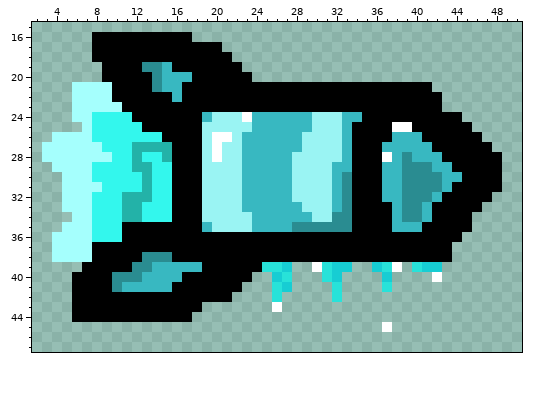
Two states of a pixel-art sprite, sprites/sRocket_Ice/b2e6953a-e25a-42f3-bfe8-8195d0d3ff8d.png. The picture above is the old version.
The file is 64x64 pixels. Shown: x 2..50, y 15..47.
The result:
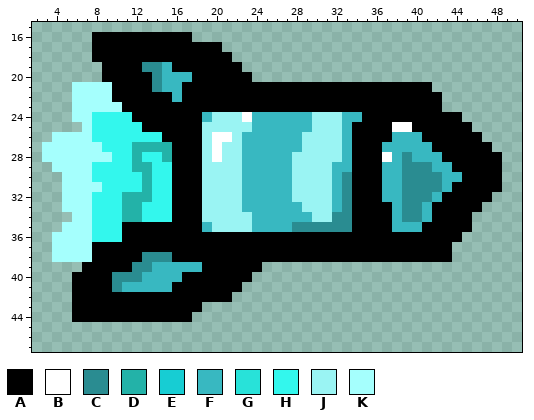
Palette (. is transparent): A #000000  B #ffffff  C #2a8c91  D #23b2a8  E #17cdd3  F #38b8c1  G #28e2d9  H #33f7ed  J #9af4f3  K #a5fffd
Change:
The edit erases colour B in row 39 at x 30 and 38; in row 40 at x 42; in row 43 at x 26; in row 45 at x 37.
The edit erases colour E in row 39 at x 27, 32 to 33, 36 and 41 to 42; in row 40 at x 26, 32 and 37; in row 41 at x 27.
The edit erases colour G in row 39 at x 25 to 26, 31, 37 and 40; in row 40 at x 27 and 31; in row 41 at x 26, 32 and 37; in row 42 at x 26 and 32.
Boxes around the changes in both pictures, in picture pixels (x1, y1, x2, y2):
erased: (262, 262, 442, 332)
